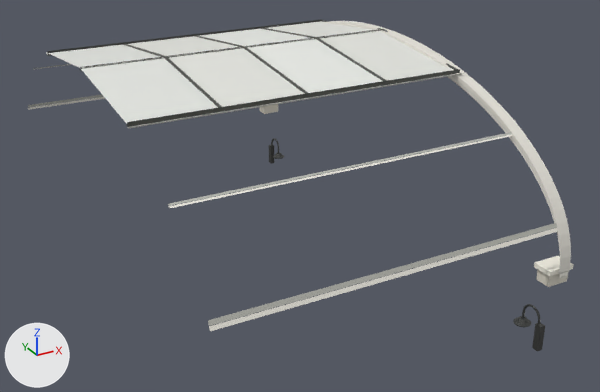
The glTF model assets/models/interior-architecture/gallery-rib.glb as it was, and as the next commit left it.
Rendered twice from a 50 mm camera at (-10.06, -14.61, 6.86) aimed at (-2.42, -0.71, -0.09). Every picture has the same lights, and +X, +Y and +Z are marked at lower left. The picture after the commit comes second. Vertices at exactly the same position are counted once.

The first picture shows 'Diffuser', 'Surface'.
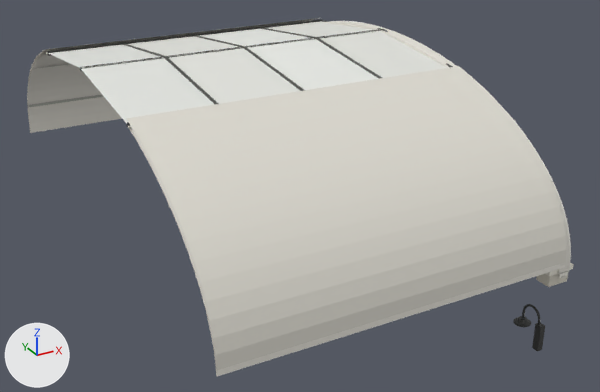
Pixel boxes [x1, y1, x2, y2] of what changed, in the pictures (600 x 392 px):
'Surface', reshaped (8% taller)
    before: [28, 19, 574, 351]
    after: [27, 18, 574, 377]
part 1 of me_surface, added
    after: [126, 66, 567, 371]
part 2 of me_surface, added
    after: [27, 18, 319, 119]
part 3 of me_surface, added
    after: [128, 126, 565, 377]
part 4 of me_surface, added
    after: [28, 54, 122, 133]

The change, as a list of edits to the scene's bpy script:
```text
Change me_surface:
    used by ob_surface; location = (0.0, 0.0, 0.0)
    remove me_surface.from_pydata(...)  # 1606 vertices, 2858 faces; spans x -6.5..0.28, y -5.75..5.75, z -1.88..3.01
    add me_surface.from_pydata(...)  # 1726 vertices, 2970 faces; spans x -6.5..0.28, y -5.75..5.75, z -1.88..3.01
    me_surface part 1: a new loose piece of 30 vertices spanning x -6.5..0.0, y -5.75..-2.55, z 0.1..2.79, in mat_defaultmaterial
    me_surface part 2: a new loose piece of 30 vertices spanning x -6.5..0.0, y 2.55..5.75, z 0.1..2.79, in mat_defaultmaterial
    me_surface part 3: a new loose piece of 30 vertices spanning x -6.5..0.0, y -5.75..-2.55, z 0.0..2.69, in mat_defaultmaterial
    me_surface part 4: a new loose piece of 30 vertices spanning x -6.5..0.0, y 2.55..5.75, z 0.0..2.69, in mat_defaultmaterial
```
